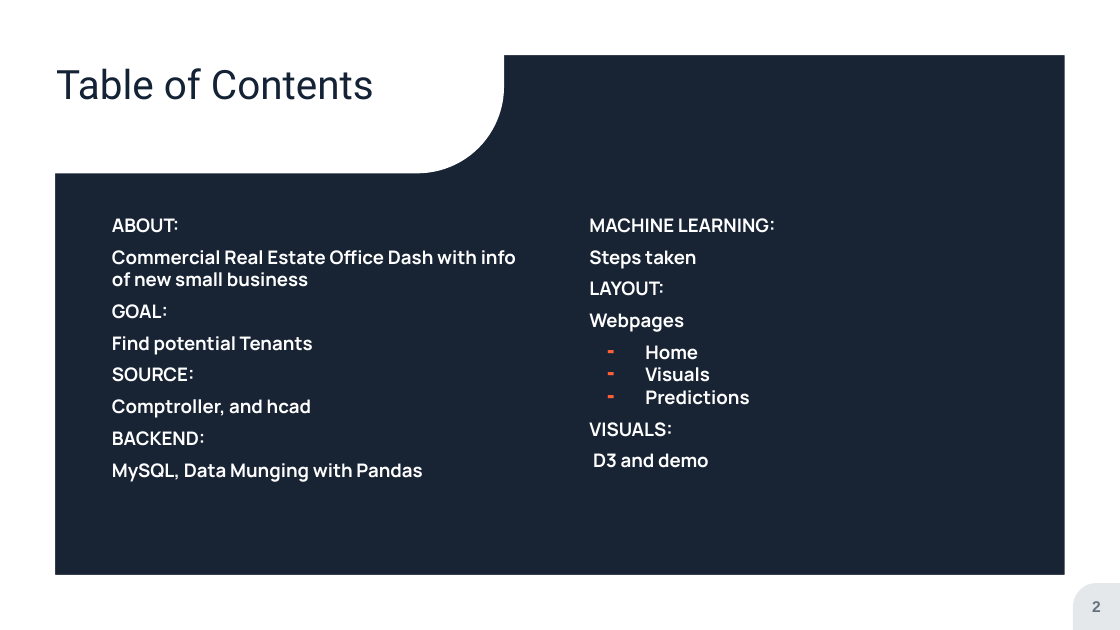
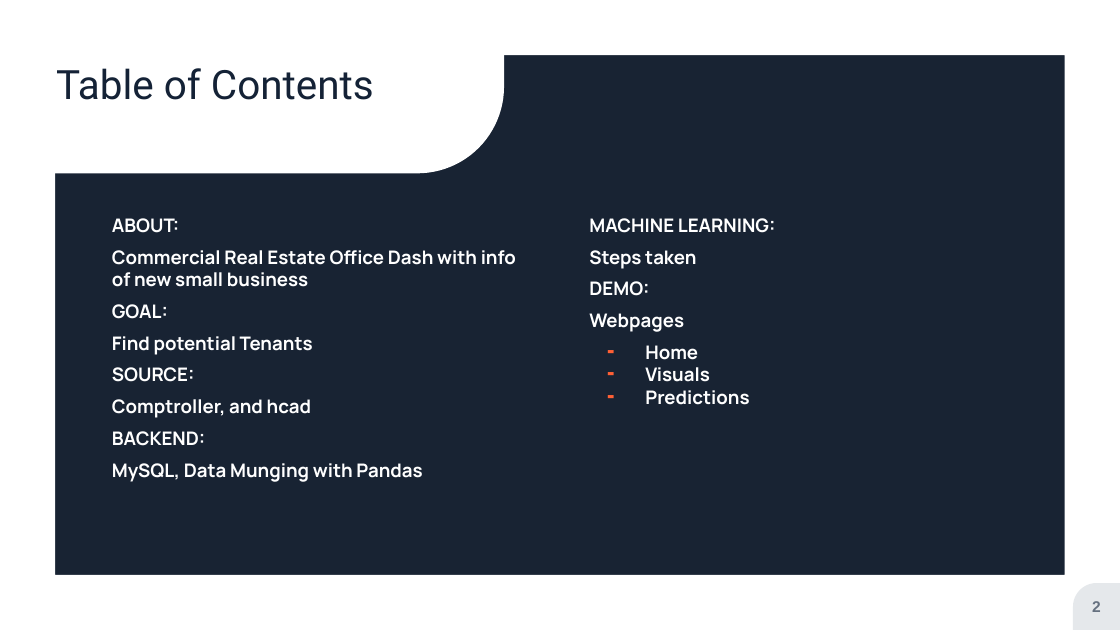
Before and after one commit to jmitterh/Project_3_Potential_Marketing, a slide deck: slide 2 of Data-Estate Presentation.pptx. Drawn at 1120x630 pixels with LibreOffice and Linux fonts; fonts in the diff are those of the drawing; background and template pictures are left out; a plain dark background stands for a picture behind light text. Boxes give left, top, right and bottom in pixels: in the first picture for what was removed or moved away, otherwise in the second. Text is boxed around its words. In the diff, an @@ line names an element or a change of style, - is before the commit and + after.

Commit message:
minor change

```diff
--- a/Data-Estate Presentation.pptx
+++ b/Data-Estate Presentation.pptx
@@ text at (589, 281, 649, 296): text changed @@
-LAYOUT:
+DEMO:
@@ text at (589, 422, 709, 468): paragraphs removed @@
-VISUALS:
-D3 and demo
```
